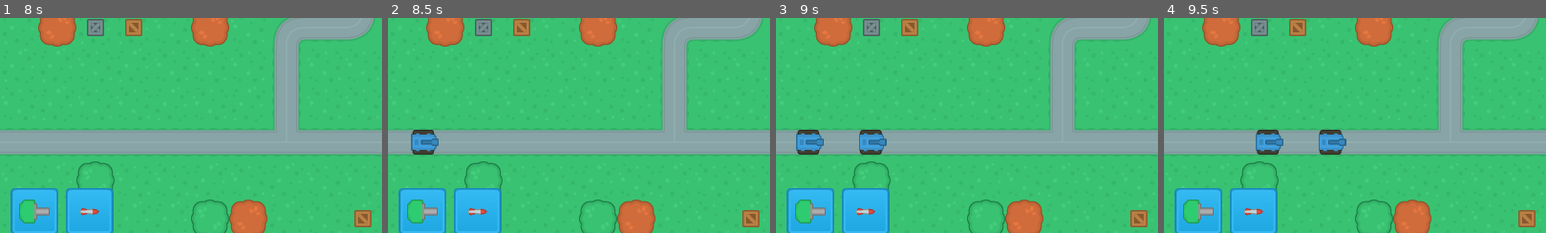
Above: before the commit, frames 1-4 (left to right).
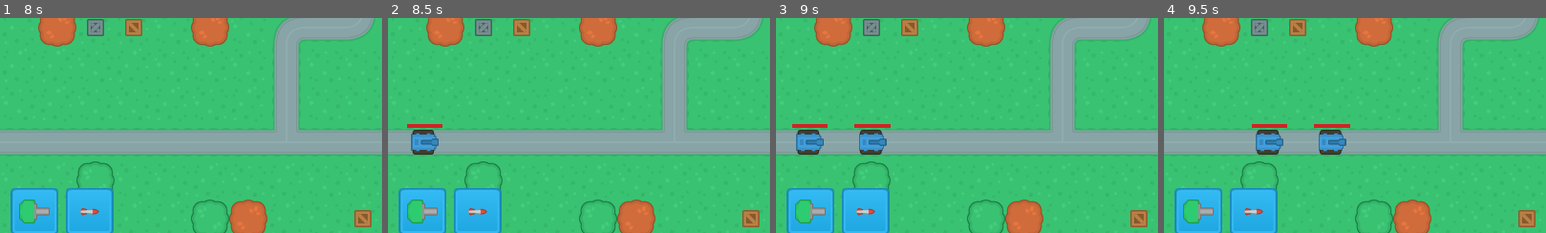
Above: after the commit, the same moments.

Repository: TenshinAkuma/Netfender
Game: Godot game, scene res://SceneHandler.tscn
Same seed, same stepped clock (60 frames per second), same inputs: the game is played once before the commit and once after it.
Inputs (mouse positions are % of the whole screen's width and height, from its top left):
- Up to frame 1 (8 s): click "New Game" at 0.5 s; click (5, 92) at 1.25 s; click (12, 92) at 2 s; click (96, 8) at 2.75 s; click (5, 92) at 3.5 s; click (12, 92) at 4.25 s; click (96, 8) at 5 s; click (5, 92) at 5.75 s; click (12, 92) at 6.5 s; click (96, 8) at 7.25 s
- Up to frame 2 (8.5 s): click (90, 8) at 8 s
- Up to frame 3 (9 s): tap Enter (ui_accept) at 8.75 s; move the mouse to (72, 45) at 8.77 s
- Up to frame 4 (9.5 s): tap Enter (ui_accept) at 9.02 s
The pictures show only the part of the screen within x 0-50%, y 47-97%; the shares and areas given below are measured in that part.

Frame 1 is identical in both runs. In frame 2, 0.2% of the frame differs, in the area x 5-15%, y 49-52%; in frame 3, 0.3%, in the area x 4-30%, y 49-52%; in frame 4, 0.3%.

Commit message:
Implement enemy health bar

Diff:
--- a/Scenes/Enemies/BlueTank.gd
+++ b/Scenes/Enemies/BlueTank.gd
@@ -2,15 +2,24 @@
 
 var speed = 150
 var hp = 50
+
+onready var health_bar = get_node("HealthBar")
+
+func _ready():
+	health_bar.max_value = hp
+	health_bar.value = hp
+	health_bar.set_as_toplevel(true)
 
 func _physics_process(delta):
 	move(delta)
 
 func move(delta):
 	set_offset(get_offset() + speed * delta)
+	health_bar.set_position(position - Vector2(30,30))
 
 func on_hit(damage):
 	hp -= damage
+	health_bar.value = hp
 	if hp <= 0:
 		on_destroy()
 
--- a/Scenes/Enemies/BlueTank.tscn
+++ b/Scenes/Enemies/BlueTank.tscn
@@ -1,7 +1,8 @@
-[gd_scene load_steps=4 format=2]
+[gd_scene load_steps=5 format=2]
 
 [ext_resource path="res://Assets/Enemies/tank_blue.png" type="Texture" id=1]
 [ext_resource path="res://Scenes/Enemies/BlueTank.gd" type="Script" id=2]
+[ext_resource path="res://Assets/UI/HPbar.jpg" type="Texture" id=3]
 
 [sub_resource type="RectangleShape2D" id=1]
 extents = Vector2( 20, 19 )
@@ -17,3 +18,15 @@
 
 [node name="CollisionShape2D" type="CollisionShape2D" parent="KinematicBody2D"]
 shape = SubResource( 1 )
+
+[node name="HealthBar" type="TextureProgress" parent="."]
+margin_left = -30.0
+margin_top = -30.0
+margin_right = 30.0
+margin_bottom = -24.0
+value = 50.0
+texture_under = ExtResource( 3 )
+texture_progress = ExtResource( 3 )
+tint_under = Color( 0.25098, 0.243137, 0.243137, 1 )
+tint_progress = Color( 0.819608, 0.141176, 0.141176, 1 )
+nine_patch_stretch = true
Binary file added: Assets/UI/HPbar.jpg
Not shown, added: Assets/UI/HPbar.jpg.import
